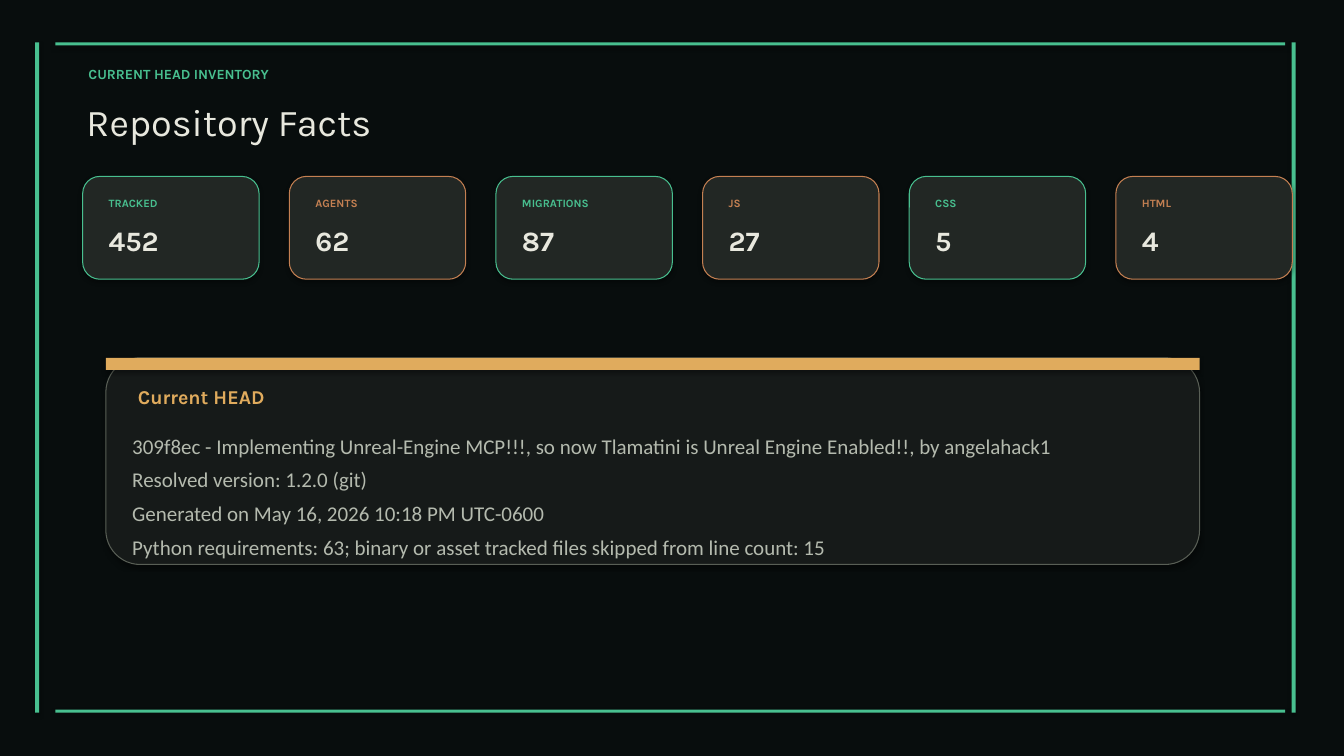
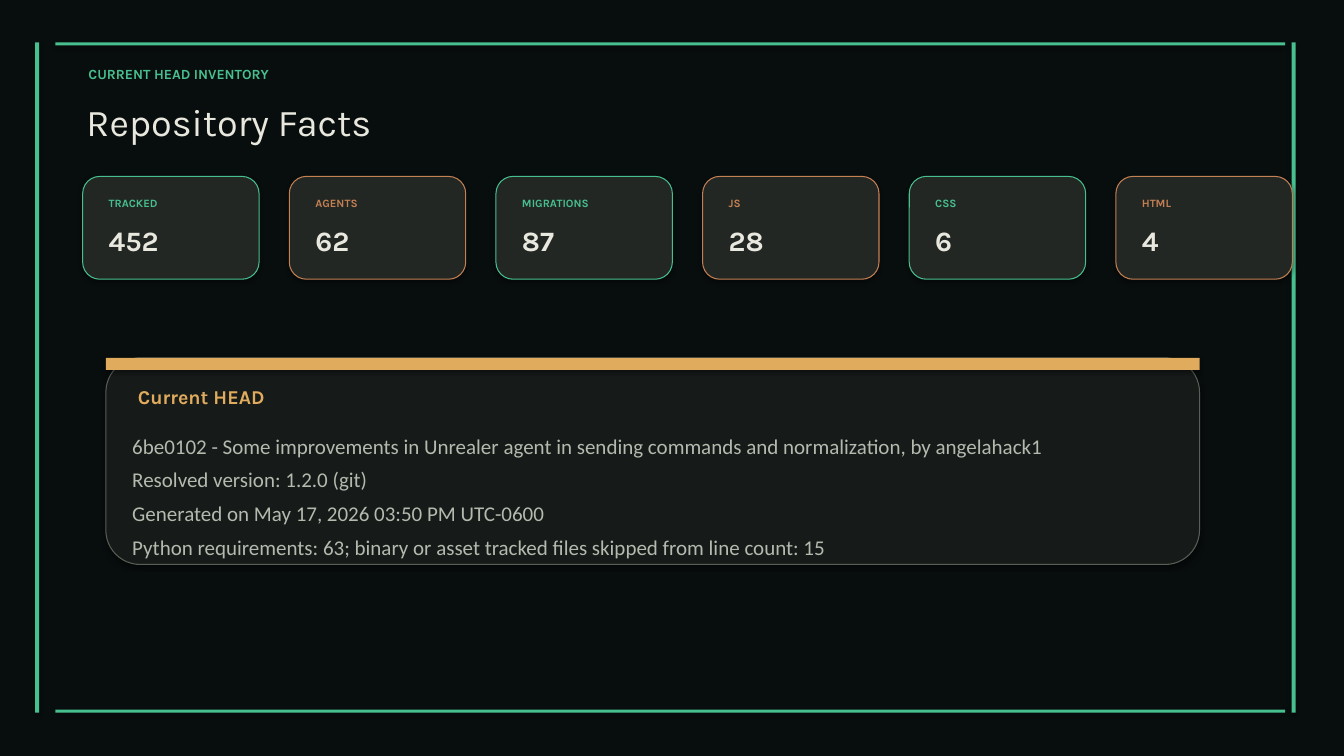
Before and after one commit to XAIHT/Tlamatini, a slide deck: slide 27 of Tlamatini_eXtended_Artificial_Intelligence_Humanly_Tempered.pptx. Drawn at 1344x756 pixels with LibreOffice and Linux fonts; fonts in the diff are those of the drawing. Boxes give left, top, right and bottom in pixels: in the first picture for what was removed or moved away, otherwise in the second. Text is boxed around its words. In the diff, an @@ line names an element or a change of style, - is before the commit and + after.

Commit message:
Implementing configuration menu entry of ACPX-Skills, by angelahack1

```diff
--- a/Tlamatini_eXtended_Artificial_Intelligence_Humanly_Tempered.pptx
+++ b/Tlamatini_eXtended_Artificial_Intelligence_Humanly_Tempered.pptx
@@ text at (x1=729, y1=232, x2=764, y2=252): text changed @@
-27
+28
@@ text at (x1=935, y1=232, x2=952, y2=252): text changed @@
-5
+6
@@ text at (x1=132, y1=439, x2=1042, y2=458): text changed @@
-309f8ec - Implementing Unreal-Engine MCP!!!, so now Tlamatini is Unreal Engine Enabled!!, by angelahack1
+6be0102 - Some improvements in Unrealer agent in sending commands and normalization, by angelahack1
@@ text at (x1=132, y1=506, x2=544, y2=525): text changed @@
-Generated on May 16, 2026 10:18 PM UTC-0600
+Generated on May 17, 2026 03:50 PM UTC-0600
```
Also in this commit, not shown: 5 other slides changed, 1 slide removed, 23 other files.
